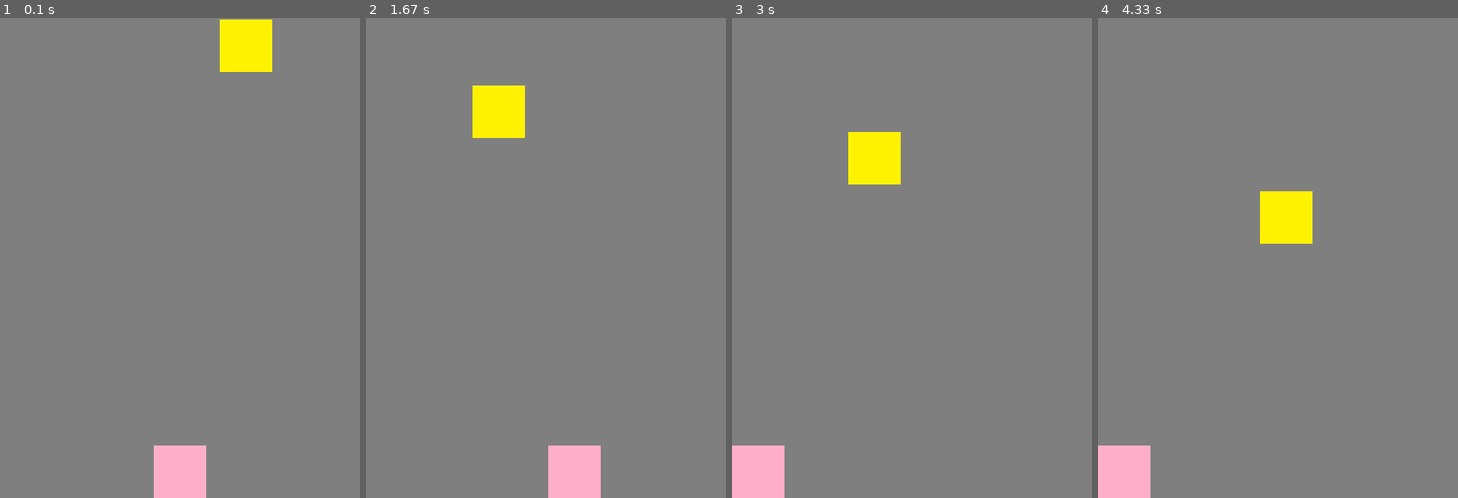
Above: before the commit, frames 1-4 (left to right).
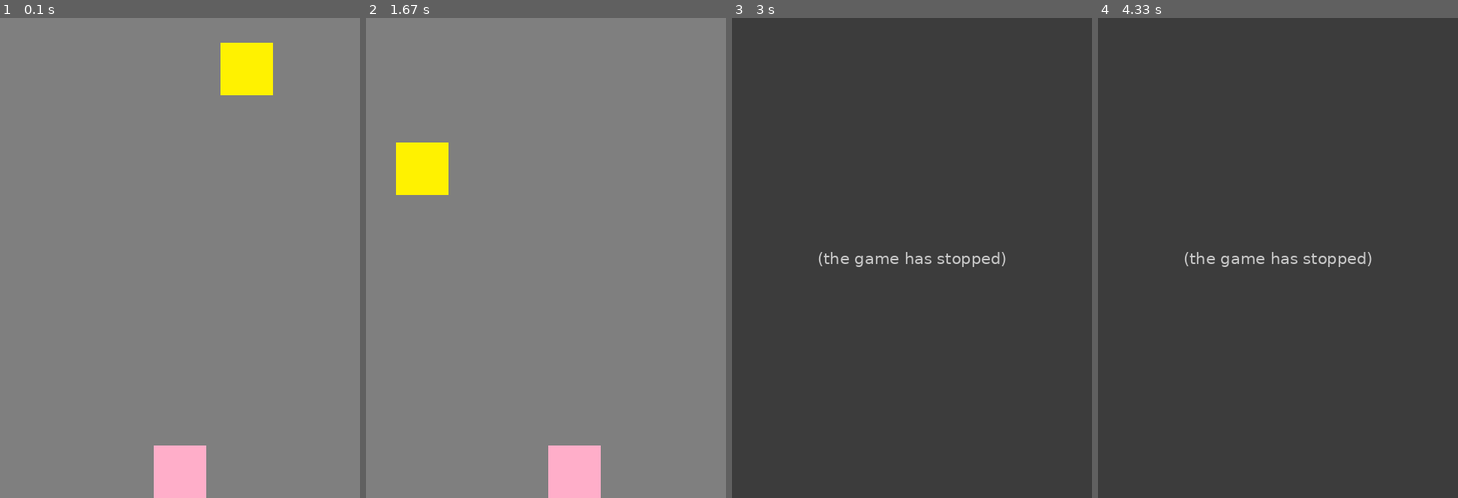
Above: after the commit, the same moments.

Repository: ljb0612/py_study
Game: pygame game, started from pygame_basic/quiz.py
Two runs of this game, one before a commit and one after it. Both use one fixed random seed, a clock stepped at 60 frames per second and the inputs below.
Inputs:
- Up to frame 1 (0.1 s): no input
- Up to frame 2 (1.67 s): hold Right 0.33-0.8 s; hold Right 0.83-1.3 s; hold Left from 1.33 s (still down)
- Up to frame 3 (3 s): release Left at 1.87 s; hold Left 1.9-2.3 s
- Up to frame 4 (4.33 s): no input

The runs differ from the first frame. In frame 1, 1.4% of the frame differs, in the area x 61-76%, y 0-17%; in frame 2, 3.2%; in frame 3, 100%, in the area x 0-100%, y 0-100%; in frame 4, 100%.
After the commit the program exited at 2.83 s; later frames show no game.

Commit message:
quiz보완

Diff:
--- a/pygame_basic/quiz.py
+++ b/pygame_basic/quiz.py
@@ -21,9 +21,10 @@
 
 # 1. 사용자 게임 초기화 (배경화면, 이미지, 좌표, 폰트 등)
 
-bg = pygame.image.load("C:\\py_study\\basic\\py_study\\pygame_basic\\bg.png")
-char = pygame.image.load("C:\\py_study\\basic\\py_study\\pygame_basic\\character.png")
-enemy = pygame.image.load("C:\\py_study\\basic\\py_study\\pygame_basic\\enemy.png")
+#bg = pygame.image.load("C:\\py_study\\basic\\py_study\\pygame_basic\\bg.png")
+bg = pygame.image.load("./pygame_basic/bg.png")
+char = pygame.image.load("./pygame_basic/character.png")
+enemy = pygame.image.load("./pygame_basic/enemy.png")
 
 char_width = char.get_width()
 char_height = char.get_height()
@@ -32,15 +33,12 @@
 
 enemy_width = enemy.get_width()
 enemy_height = enemy.get_height()
-enemy_x = 0
+enemy_x = randrange(0,screen_width-char_width+1)
 enemy_y = 0
-
 to_x = 0
-ddong_x = 0
-ddong_y = 0
 
 speed = 0.5
-ddong_speed = 0.03
+ddong_speed = 0.5
 
 text_font = pygame.font.Font(None,30)
 
@@ -68,16 +66,7 @@
 
     # enemy 좌표
     char_x += to_x * dt
-
-    if isExistDD == False:
-        isExistDD = True
-        enemy_y = 0
-        ddong_y = 0
-        ddong_x = randrange(0,screen_width-char_width+1)
-
-    enemy_x = ddong_x
-    ddong_y += ddong_speed
-    enemy_y += ddong_y * dt
+    enemy_y += ddong_speed * dt
 
     # 4. 충돌 처리
 
@@ -100,7 +89,8 @@
         running = False
 
     if enemy_rc.top >= screen_height:
-        isExistDD = False
+        enemy_y = 0
+        enemy_x = randrange(0,screen_width-char_width+1)
 
     # 5. 화면에 그리기
     screen.blit(bg,(0,0))
